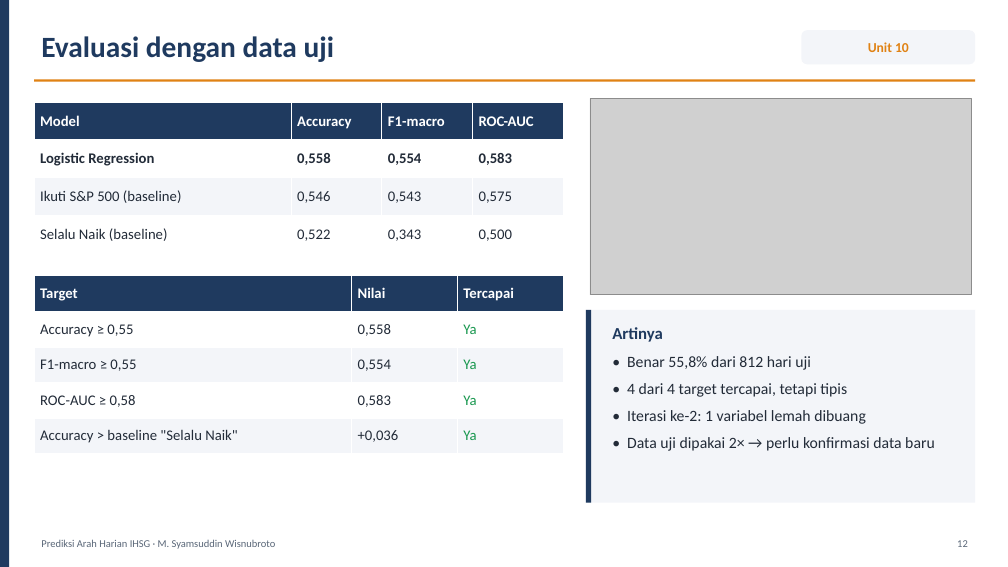
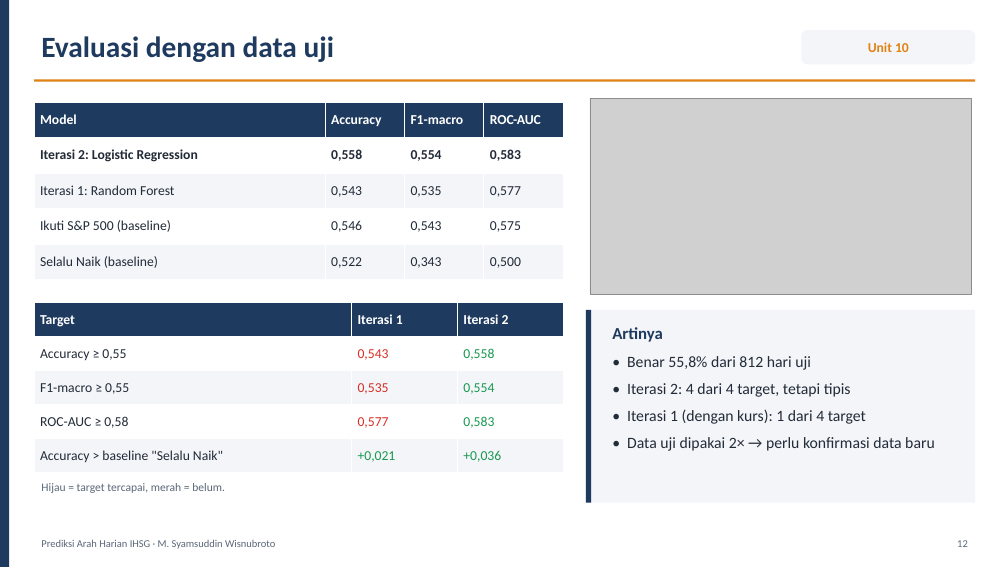
Before and after one commit to syamsuddinexcellent/portfolio-ilmuwan-data, a slide deck: slide 12 of presentation/Presentasi_Ilmuwan_Data_Syamsuddin_Wisnubroto.pptx. Drawn at 1008x567 pixels with LibreOffice and Linux fonts; fonts in the diff are those of the drawing; grey boxes stand for pictures. Boxes give left, top, right and bottom in pixels: in the first picture for what was removed or moved away, otherwise in the second. Text is boxed around its words. In the diff, an @@ line names an element or a change of style, - is before the commit and + after.

```diff
--- a/presentation/Presentasi_Ilmuwan_Data_Syamsuddin_Wisnubroto.pptx
+++ b/presentation/Presentasi_Ilmuwan_Data_Syamsuddin_Wisnubroto.pptx
@@ table at (34,102,563,280) @@
-row 2: Logistic Regression | 0,558 | 0,554 | 0,583
+row 2: Iterasi 2: Logistic Regression | 0,558 | 0,554 | 0,583
+row 3: Iterasi 1: Random Forest | 0,543 | 0,535 | 0,577
@@ table at (34,302,563,473) @@
-row 1, column 2: Nilai
+row 1, column 2: Iterasi 1
-row 1, column 3: Tercapai
+row 1, column 3: Iterasi 2
-row 2, column 2: 0,558
+row 2, column 2: 0,543
-row 2, column 3: Ya
+row 2, column 3: 0,558
-row 3, column 2: 0,554
+row 3, column 2: 0,535
-row 3, column 3: Ya
+row 3, column 3: 0,554
-row 4, column 2: 0,583
+row 4, column 2: 0,577
-row 4, column 3: Ya
+row 4, column 3: 0,583
-row 5, column 2: +0,036
+row 5, column 2: +0,021
-row 5, column 3: Ya
+row 5, column 3: +0,036
@@ size 14 to 13 pt in "Target", "Accuracy ≥ 0,55", "F1-macro ≥ 0,55", "ROC-AUC ≥ 0,58" and 1 more places @@
@@ table: place and size @@
-table at (34,276,563,454)
+table at (34,302,563,473)
@@ text at (627,383,866,424): text changed @@
-• 4 dari 4 target tercapai, tetapi tipis
-• Iterasi ke-2: 1 variabel lemah dibuang
+• Iterasi 2: 4 dari 4 target, tetapi tipis
+• Iterasi 1 (dengan kurs): 1 dari 4 target
@@ text added at (41,483,225,493), 11 pt, text #5A6778 @@
+Hijau = target tercapai, merah = belum.
```
Also in this commit, not shown: 9 other slides changed, 32 other files.
